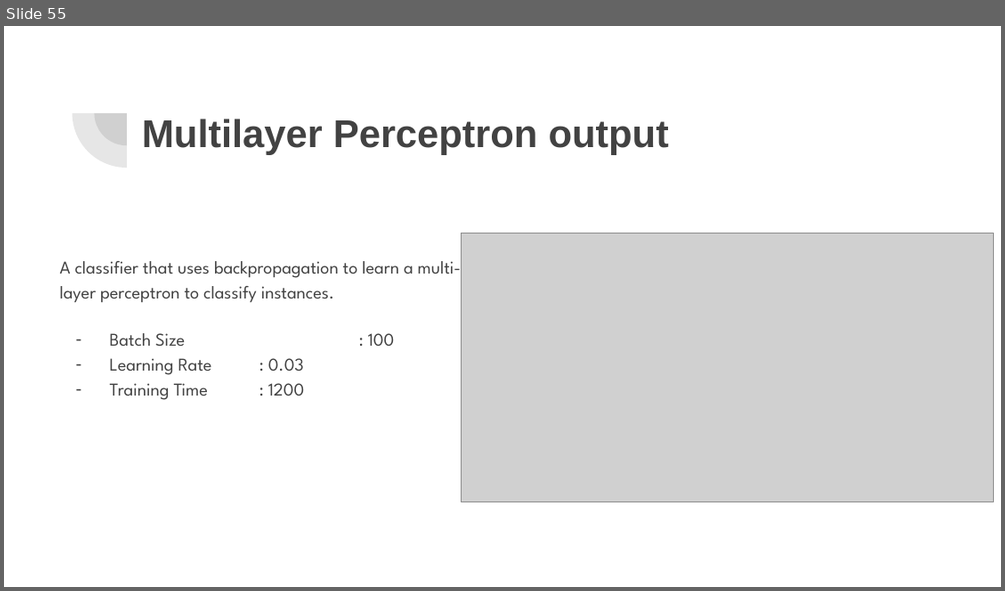
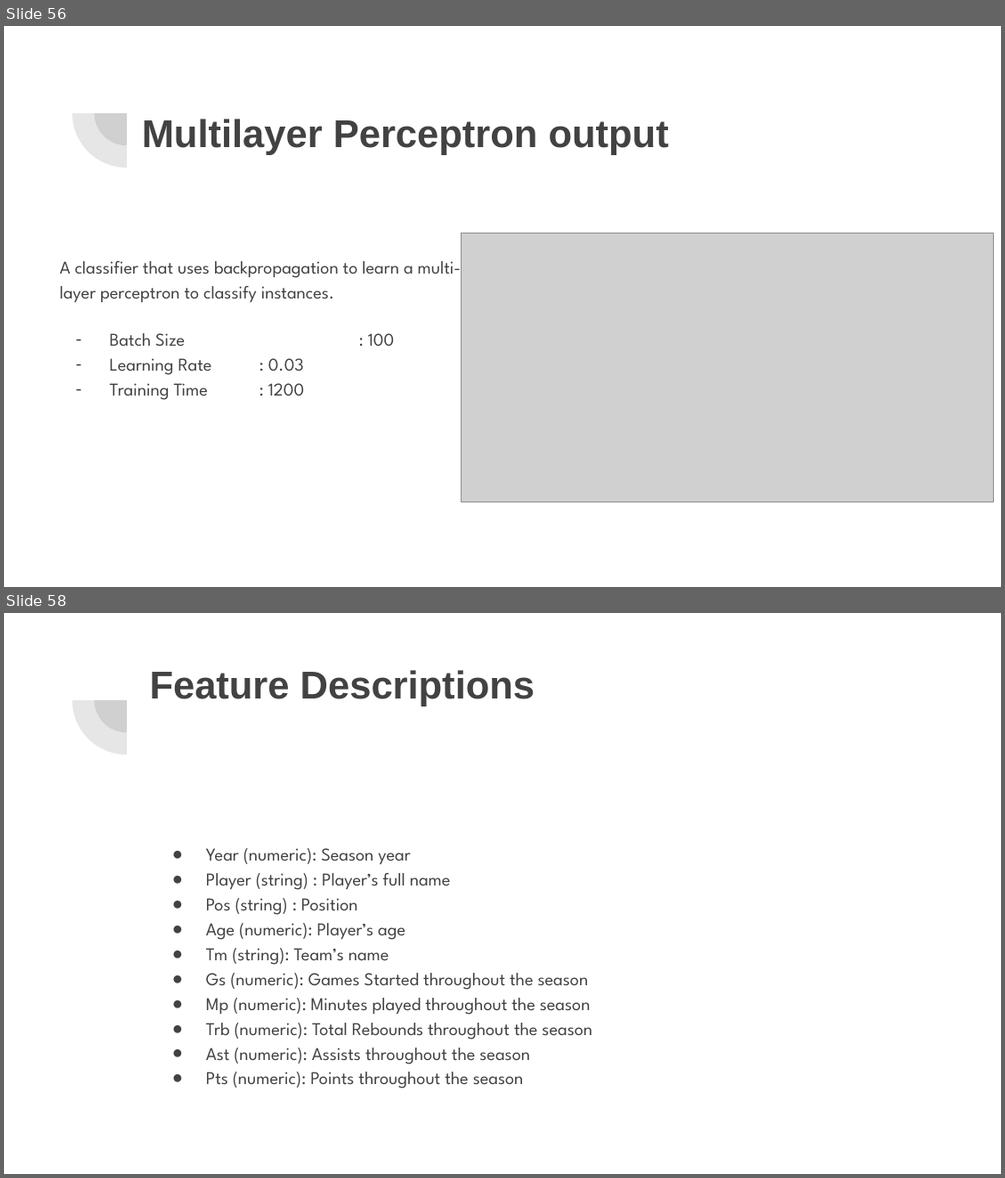
Before and after one commit to shpatgashi/machine_learning_experiments, a slide deck: Machine Learning.pptx. Shown one above the other, each under a label of ours: slide 55 before the commit, slides 56 and 58 after it; the slides between them are not shown. The pictures are 1005x591 and 1005x1178 pixels, drawn with LibreOffice and Linux fonts; fonts in the diff are those of the drawing; grey boxes stand for pictures. Boxes give left, top, right and bottom in pixels: in the first picture for what was removed or moved away, otherwise in the second. Text is boxed around its words. In the diff, an @@ line names an element or a change of style, - is before the commit and + after.

```diff
--- a/Machine Learning.pptx
+++ b/Machine Learning.pptx
@@ slide 58 added at [4,613,1001,1174], background #FFFFFF; not listed: 2 template elements that a slide beside it also shows @@
@@ title added at [150,670,534,706], 28 pt, text #424242, bold @@
+Feature Descriptions
@@ text added at [206,848,592,1088], 13 pt, text #424242 @@
+● Year (numeric): Season year
+● Player (string) : Player’s full name
+● Pos (string) : Position
+● Age (numeric): Player’s age
+● Tm (string): Team’s name
+● Gs (numeric): Games Started throughout the season
+● Mp (numeric): Minutes played throughout the season
+● Trb (numeric): Total Rebounds throughout the season
+● Ast (numeric): Assists throughout the season
+● Pts (numeric): Points throughout the season
@@ what was slide 55 is now slide 56 @@
```
Also in this commit, not shown: 1 slide changed, 11 other slides added.
